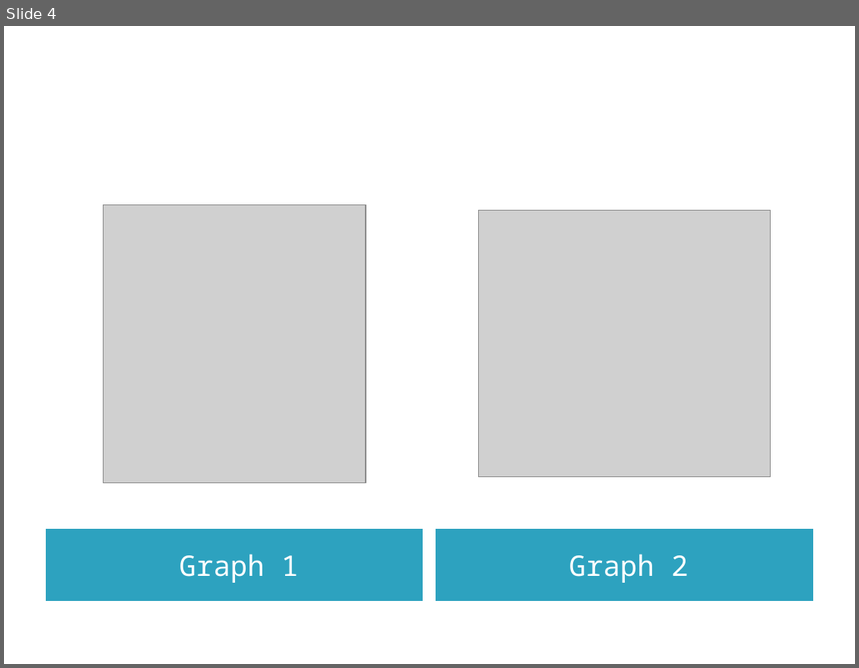
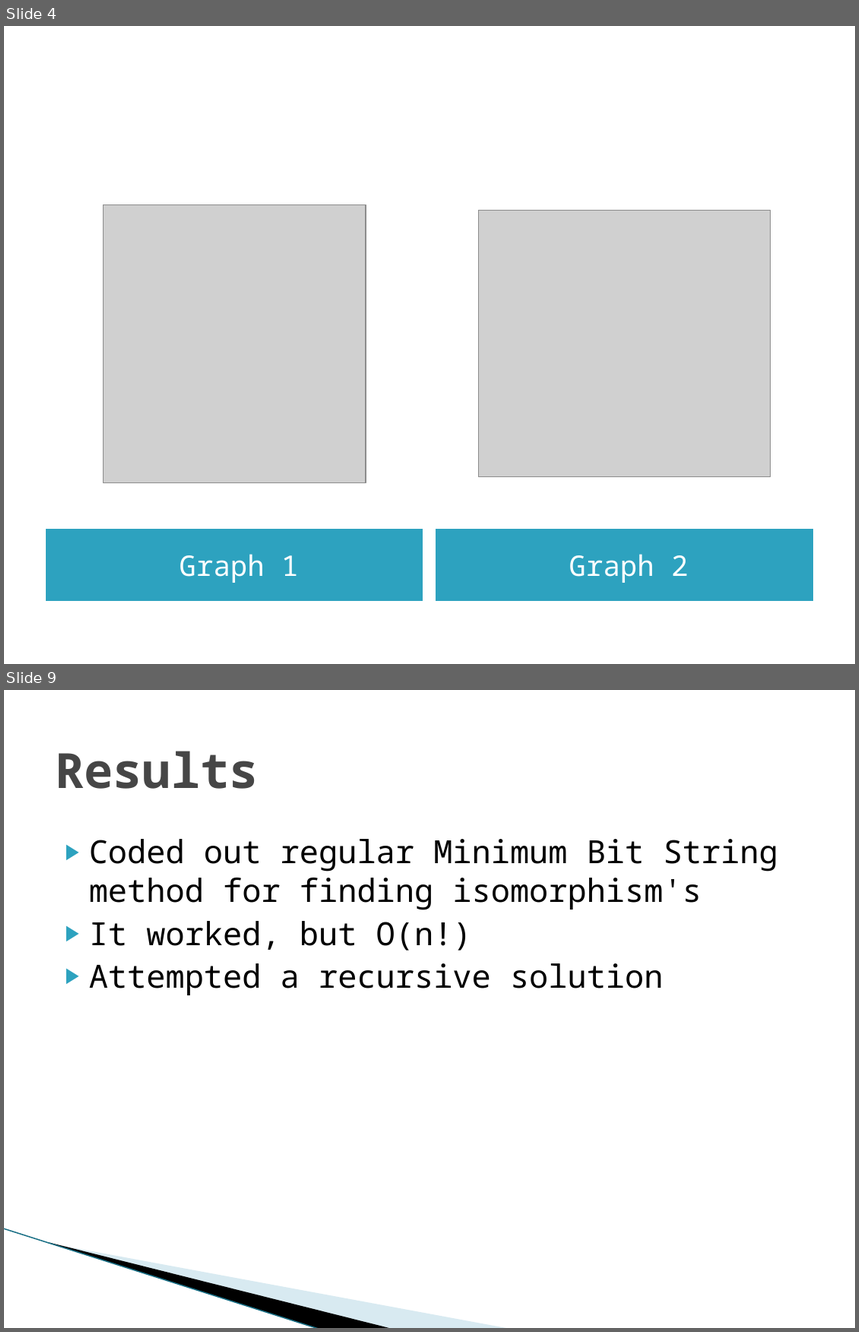
Before and after one commit to kjrcda/recursive-bit-string-isomorphism, a slide deck: Solving Graph Isomorphism with Minimum Bit Strings.pptx. Shown one above the other, each under a label of ours: slide 4 before the commit, slides 4 and 9 after it; the slides between them are not shown. The pictures are 859x668 and 859x1332 pixels, drawn with LibreOffice and Linux fonts; fonts in the diff are those of the drawing; grey boxes stand for pictures; background and template pictures are left out. Boxes give left, top, right and bottom in pixels: in the first picture for what was removed or moved away, otherwise in the second. Text is boxed around its words. In the diff, an @@ line names an element or a change of style, - is before the commit and + after.

Commit message:
Updated presentation
Good to go except for results

```diff
--- a/Solving Graph Isomorphism with Minimum Bit Strings.pptx
+++ b/Solving Graph Isomorphism with Minimum Bit Strings.pptx
@@ slide 9 added at (4,690,855,1328), background #FFFFFF @@
@@ title added at (55,751,259,789), 41 pt, text #464646, bold @@
+Results
@@ text added at (89,839,778,996), 27 pt, text #000000 @@
+▶ Coded out regular Minimum Bit String method for finding isomorphism's
+▶ It worked, but O(n!)
+▶ Attempted a recursive solution
@@ line added from (4, 1229) to (320, 1328), #97C5D8 0.95 pt @@
@@ freeform shape added at (49,1243,393,1328), fill #000000 @@
@@ freeform shape added at (51,1243,510,1328), fill #A0CBDC at 40% opacity @@
```
Also in this commit, not shown: 3 slides changed, 5 other slides added, 2 slides removed.
